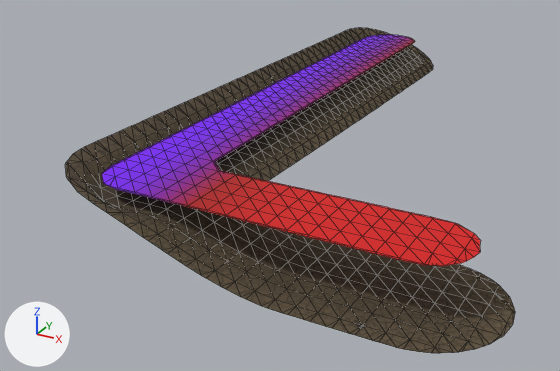
The glTF model assets/3d/sumer-buildings/canal.glb as it was, and as the next commit left it.
Before and after are seen from a 50 mm lens placed at (5.46, -6.63, 3.37), pointed at (0.33, 2.7, -1.29). Every picture has the same lights, and +X, +Y and +Z are marked at lower left. The older version comes first. Mesh edges are drawn as thin lines. Vertices at exactly the same position are counted once.

Objects in the first picture: 'canal-0', 'canal-1'.
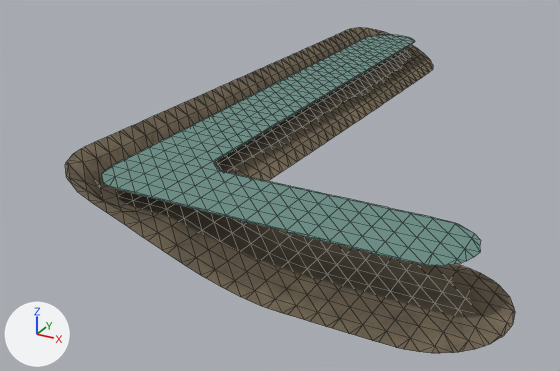
Where the newer file only moved an object's origin or applied its transform, the numbers keep the older frame.

The change, as a list of edits to the scene's bpy script:
```text
Add img_assets_3d_textures_courtyard_earth_color_jpg:
    img_assets_3d_textures_courtyard_earth_color_jpg = load_image('assets/3d/textures/courtyard/earth-color.jpg', '_unpacked/assets_3d_textures_courtyard_earth-color.jpg', 512, 512, 'sRGB')
Add img_assets_3d_textures_courtyard_earth_normal_jpg:
    img_assets_3d_textures_courtyard_earth_normal_jpg = load_image('assets/3d/textures/courtyard/earth-normal.jpg', '_unpacked/assets_3d_textures_courtyard_earth-normal.jpg', 512, 512, 'Non-Color')
Change mat_game_wet_channel_mud:
    where n2 = _N.new('ShaderNodeMix'); n2.name = 'Mix'
    n2.inputs[7].default_value: (0.42, 0.37, 0.28, 1.0) -> (0.223, 0.173, 0.111, 1.0)  # 'B', beige #ada490 -> 'B', brown #82735e
    where n5 = _N.new('ShaderNodeTexImage'); n5.name = 'Image Texture'
    n5.image: img_assets_3d_textures_dry_ground_01_color_jpg -> img_assets_3d_textures_courtyard_earth_color_jpg
    where n6 = _N.new('ShaderNodeNormalMap'); n6.name = 'Normal Map'
    remove n6.inputs[0].default_value = 0.25  # 'Strength'
    where n7 = _N.new('ShaderNodeTexImage'); n7.name = 'Image Texture.001'
    n7.image: img_assets_3d_textures_dry_ground_01_normal_jpg -> img_assets_3d_textures_courtyard_earth_normal_jpg
Add mat_canal_water:
    mat_canal_water = principled_material('canal-water')
    mat_canal_water.base_color = (0.142, 0.276, 0.239)  # cyan #698f86
    mat_canal_water.roughness = 0.54
Change me_mesh_1:
    where me_mesh_1.from_pydata(...)  # 460 vertices, 706 faces; spans x -60.51..-56.01, y -318.51..-309.69, z -0.17
    used by ob_canal_1; location = (60.0, 318.0, 0.0)
    remove me_mesh_1.materials.append(mat_defaultmaterial)
    me_mesh_1 part 1: vertex colours changed
    add me_mesh_1.materials.append(mat_canal_water)  # cyan #698f86
```

Pixel boxes [x1, y1, x2, y2] of what changed, in the pictures (560 x 371 px):
'canal-0', surface changed: [65, 28, 515, 353] in both
'canal-1', recoloured: [102, 34, 481, 266] in both
